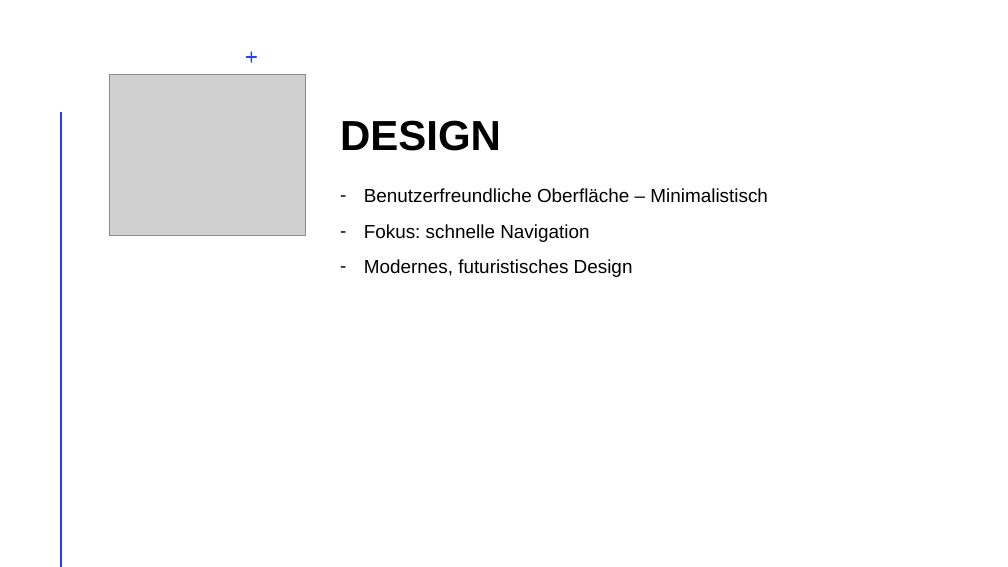
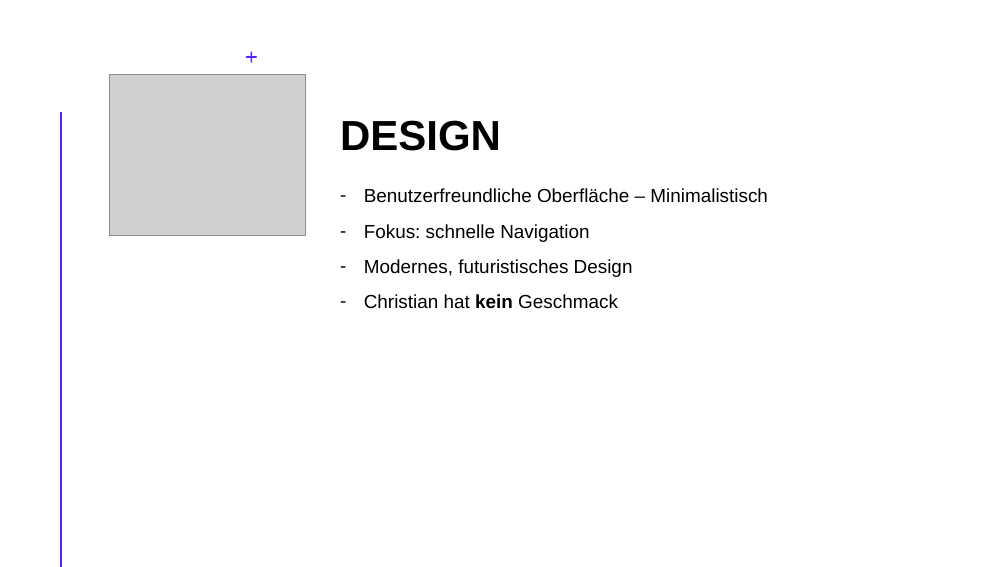
Before and after one commit to Sodentix/Melodia, a slide deck: slide 11 of Projektunterlagen/999_Zwischenpräsentationen/999_Zwischenpräsentation/999_Zwischenpräsentation/1. Zwischenpräsentation/Zwischenpräsentation Melodia am 12.11.2025.pptx. Drawn at 1008x567 pixels with LibreOffice and Linux fonts; fonts in the diff are those of the drawing; grey boxes stand for pictures. Boxes give left, top, right and bottom in pixels: in the first picture for what was removed or moved away, otherwise in the second. Text is boxed around its words. In the diff, an @@ line names an element or a change of style, - is before the commit and + after.

Commit message:
Update Melodia presentation for 12.11.2025
Changes include updated slides and text.

```diff
--- a/Projektunterlagen/999_Zwischenpräsentationen/999_Zwischenpräsentation/999_Zwischenpräsentation/1. Zwischenpräsentation/Zwischenpräsentation Melodia am 12.11.2025.pptx
+++ b/Projektunterlagen/999_Zwischenpräsentationen/999_Zwischenpräsentation/999_Zwischenpräsentation/1. Zwischenpräsentation/Zwischenpräsentation Melodia am 12.11.2025.pptx
@@ freeform shape at (246,51,257,63): fill #243FFF to #5723FB @@
@@ line (61, 113) - (61, 567): stroke #FF9022 2 pt to #42E0BA 2 pt @@
@@ text at (364,294,618,309): paragraph added @@
+– Christian hat kein Geschmack
```
Also in this commit, not shown: 13 other slides changed, 1 slide removed.
